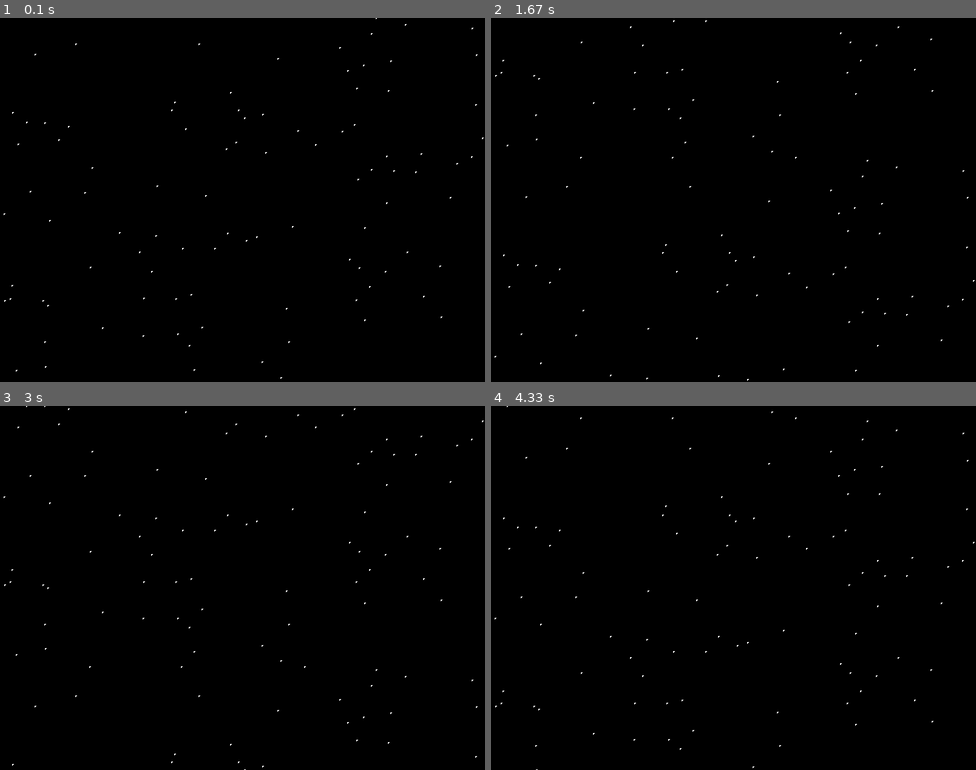
Above: before the commit, frames 1-4 (two rows, left to right).
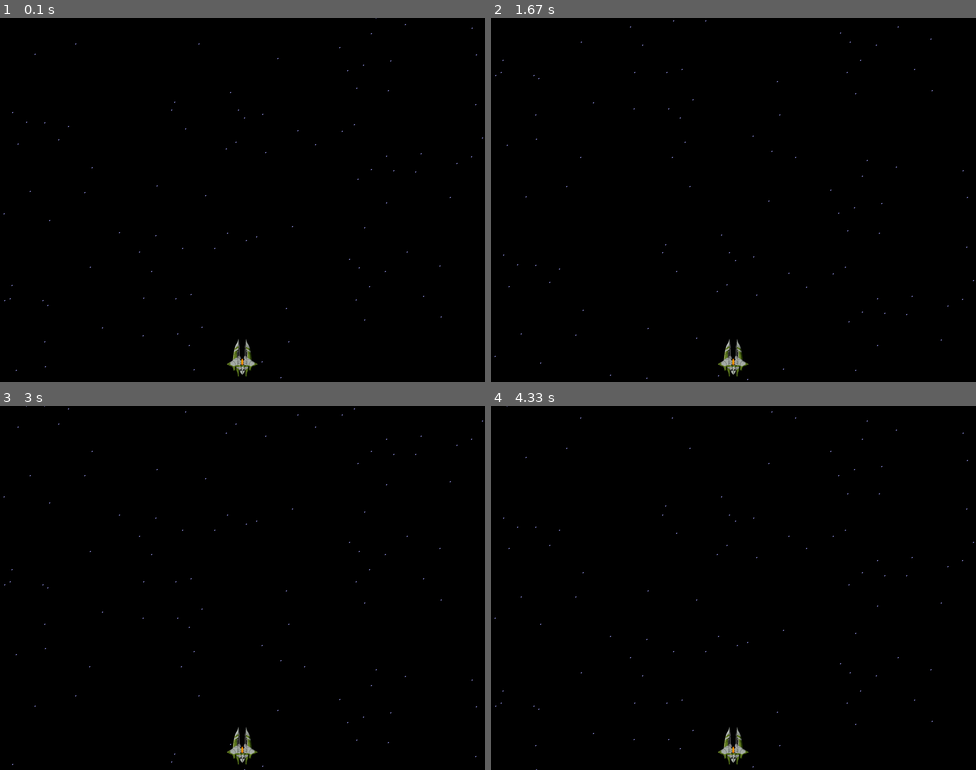
Above: after the commit, the same moments.

Repository: TheLycaeum/pygame
Game: pygame game, started from game.py
The game is run twice, just before and just after one commit, with the same random seed, the same clock (stepped at 60 frames per second) and the same inputs.
Inputs:
- Up to frame 1 (0.1 s): no input
- Up to frame 2 (1.67 s): no input
- Up to frame 3 (3 s): no input
- Up to frame 4 (4.33 s): no input

The runs differ from the first frame. In frame 1, 0.4% of the frame differs, in the area x 0-100%, y 0-100%; in frame 2, 0.4%; in frame 3, 0.4%; in frame 4, 0.4%.

Commit message:
Adds ship

Diff:
--- a/game.py
+++ b/game.py
@@ -10,11 +10,11 @@
 class Star(pygame.sprite.Sprite):
     def __init__(self, x, y):
         super(Star,self).__init__()
-        self.image = pygame.Surface((3,3))
+        self.image = pygame.Surface((2,2))
         pygame.draw.circle(self.image,
-                           (255, 255, 255),
+                           (128, 128, 200),
                            (0,0),
-                           3,
+                           2,
                            0)
         self.rect = self.image.get_rect()
         self.rect.center = (x, y)
@@ -27,23 +27,35 @@
             self.rect.center = (x, y + 5)
 
 
-def create_starfield():
-    starfield = pygame.sprite.Group()
+class ShipSprite(pygame.sprite.Sprite):
+    def __init__(self):
+        super(ShipSprite, self).__init__()
+        self.image = pygame.image.load("ship.png").convert_alpha()
+        self.rect = self.image.get_rect()
+        self.rect.center = (X_MAX/2, Y_MAX - 40)
+
+    def update(self):
+        pass
+
+def create_starfield(group):
     for i in range(100):
         x,y = random.randrange(X_MAX), random.randrange(Y_MAX)
         s = Star(x, y)
-        s.add(starfield)
-
-    return starfield
+        s.add(group)
 
 
 
 def main():
     screen = pygame.display.set_mode((X_MAX, Y_MAX), DOUBLEBUF)
+    everything = pygame.sprite.Group()
     empty = pygame.Surface((X_MAX, Y_MAX))
     clock = pygame.time.Clock()
 
-    starfield = create_starfield()
+    starfield = create_starfield(everything)
+
+    ship = ShipSprite()
+    ship.add(everything)
+
     while True:
         clock.tick(30)
         # Check for input
@@ -52,9 +64,9 @@
                 sys.exit()
 
         # Update sprites
-        starfield.clear(screen, empty)
-        starfield.update()
-        starfield.draw(screen)
+        everything.clear(screen, empty)
+        everything.update()
+        everything.draw(screen)
         pygame.display.flip()
 
 
Binary file added: ship.png
